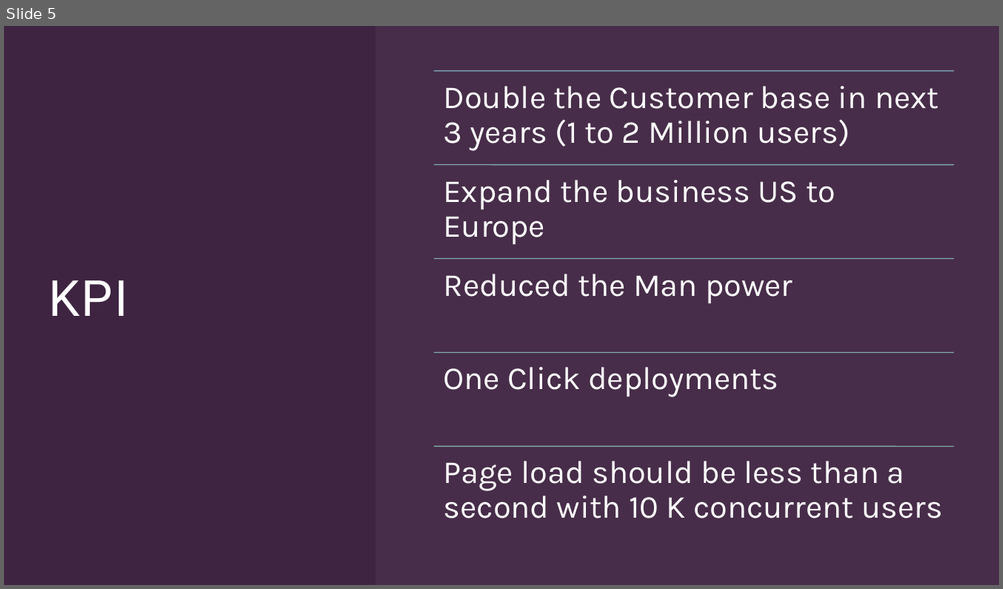
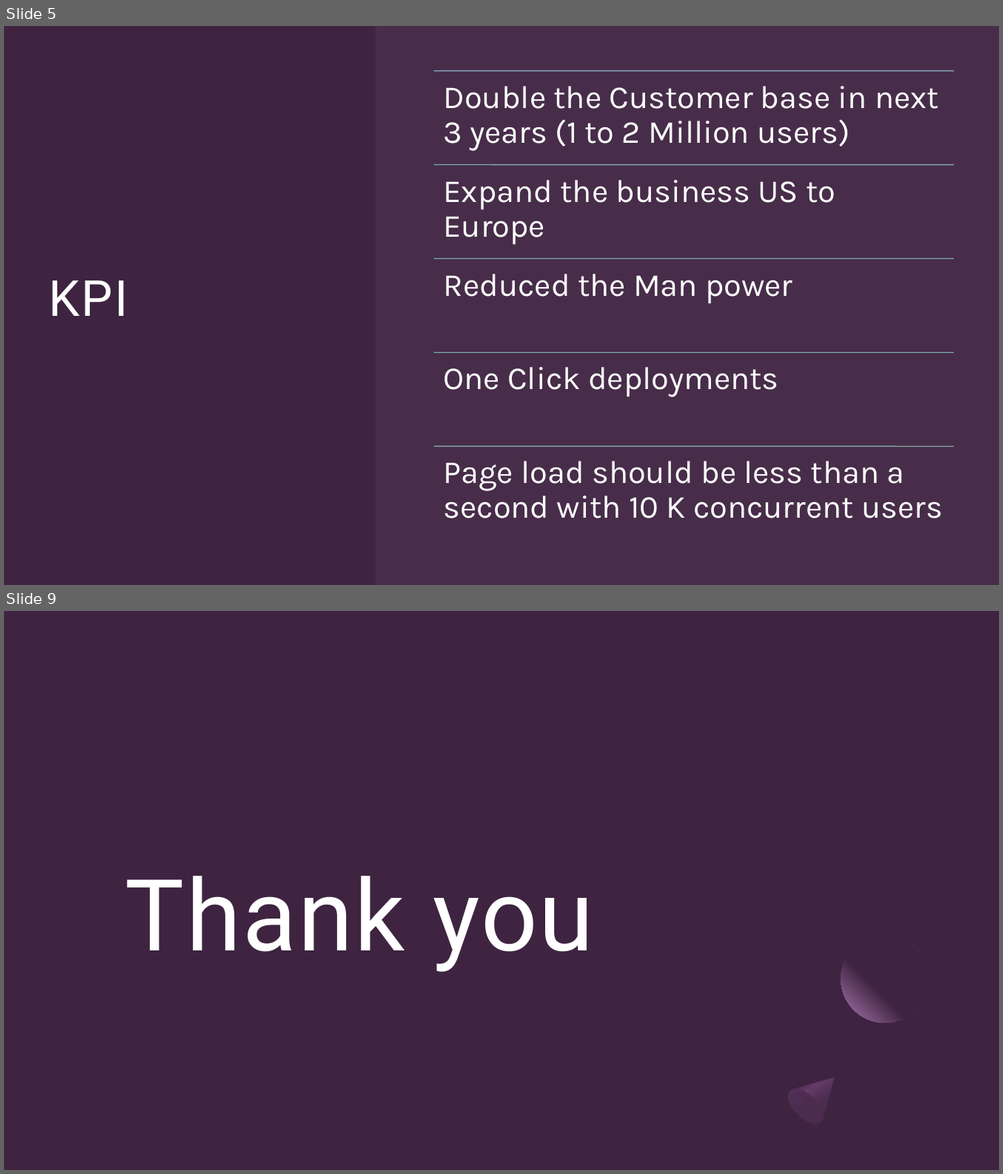
Before and after one commit to gvharikrishna/publicis, a slide deck: POC1/Azure Migration.pptx. Shown one above the other, each under a label of ours: slide 5 before the commit, slides 5 and 9 after it; the slides between them are not shown. The pictures are 1003x589 and 1003x1174 pixels, drawn with LibreOffice and Linux fonts; fonts in the diff are those of the drawing. Boxes give left, top, right and bottom in pixels: in the first picture for what was removed or moved away, otherwise in the second. Text is boxed around its words. In the diff, an @@ line names an element or a change of style, - is before the commit and + after.

```diff
--- a/POC1/Azure Migration.pptx
+++ b/POC1/Azure Migration.pptx
@@ slide 9 added at <box>4,611,999,1170</box>, background #3E2441 @@
@@ rectangle added at <box>4,611,999,1170</box>, fill #3E2441 @@
@@ title added at <box>125,876,594,972</box>, 96 pt, text #FFFFFF @@
+Thank you
@@ ellipse added at <box>841,935,929,1023</box>, fill gradient #3E2441 to #B07BB6 @@
@@ freeform shape added at <box>782,1062,849,1130</box>, fill gradient #4B2B4E to #643A68 to #3E2441 @@
@@ ellipse added at <box>782,1083,829,1130</box>, fill gradient #4B2B4E to #57335B @@
```
Also in this commit, not shown: 3 slides changed.
